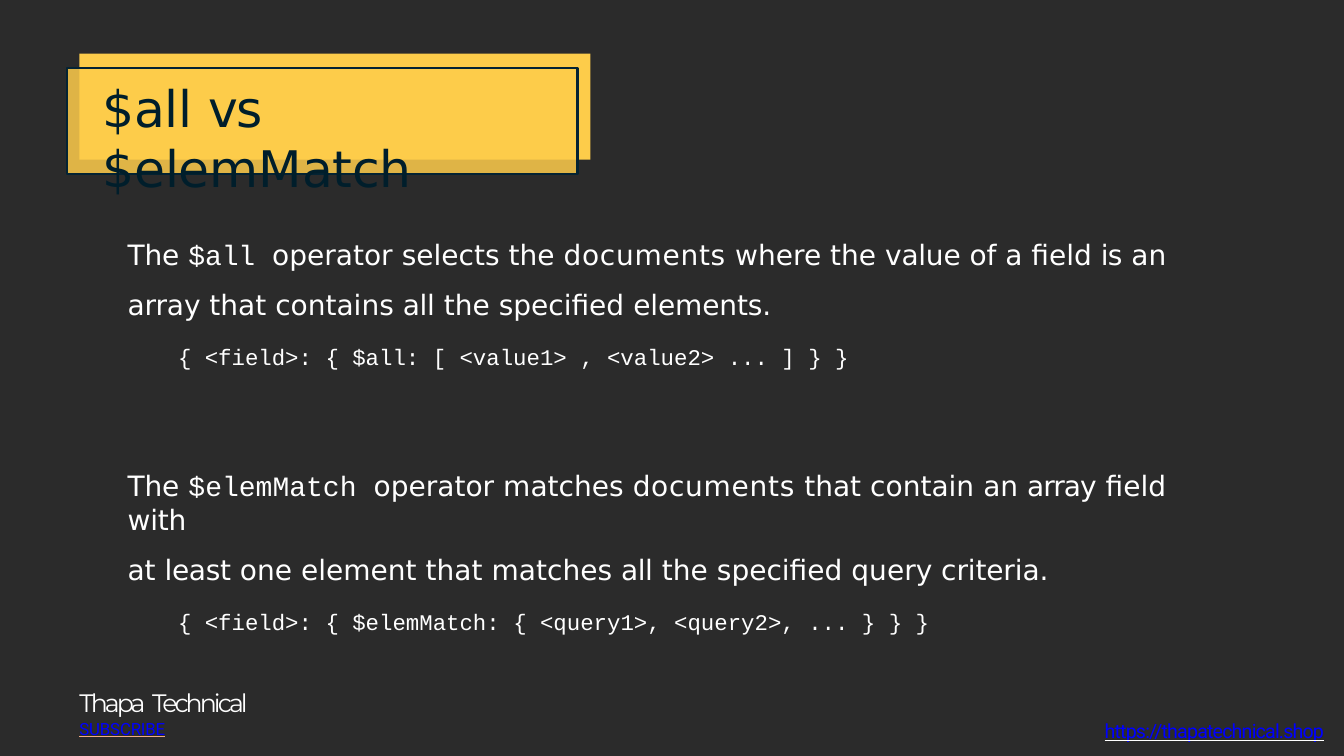
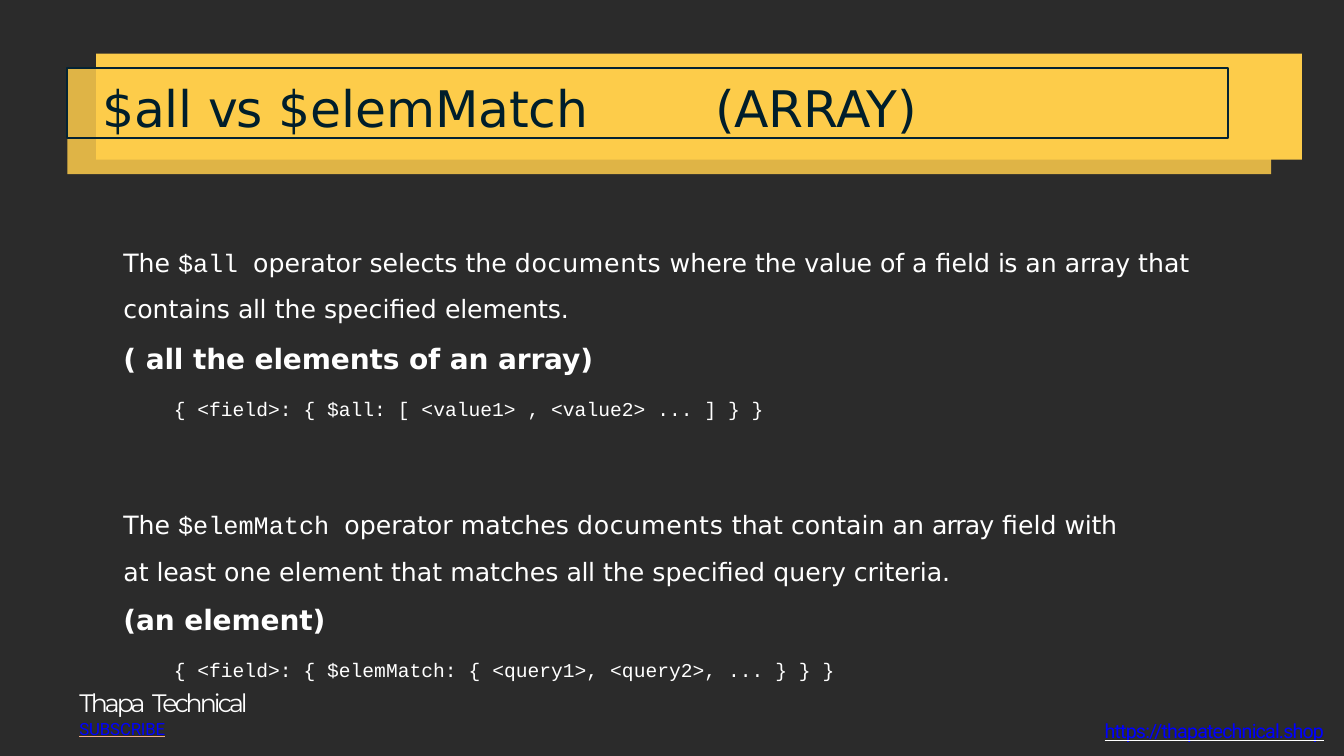
Before and after one commit to NehaTiwari2000/DBMS, a slide deck: slide 67 of MongoDB Commnads/MongoDB Course Neha.pptx (slide 58 before the commit). Drawn at 1344x756 pixels with LibreOffice and Linux fonts; fonts in the diff are those of the drawing; background and template pictures are left out; a plain dark background stands for a picture behind light text. Boxes give left, top, right and bottom in pixels: in the first picture for what was removed or moved away, otherwise in the second. Text is boxed around its words. In the diff, an @@ line names an element or a change of style, - is before the commit and + after.

```diff
--- a/MongoDB Commnads/MongoDB Course Neha.pptx
+++ b/MongoDB Commnads/MongoDB Course Neha.pptx
@@ freeform shape: place and size @@
-freeform shape at <box>80,53,591,159</box>
+freeform shape at <box>96,53,1302,159</box>
@@ title "$all vs $elemMatch (ARRAY)": place and size @@
-title "$all vs $elemMatch (ARRAY)" at <box>68,69,578,174</box>
+title "$all vs $elemMatch (ARRAY)" at <box>68,69,1228,139</box>
@@ freeform shape: place and size @@
-freeform shape at <box>68,69,578,174</box>
+freeform shape at <box>68,69,1271,174</box>
@@ title at <box>102,88,917,139</box>: text changed @@
-$all vs $elemMatch
+$all vs $elemMatch (ARRAY)
@@ text "The $all operator selects the ...": place and size @@
-text "The $all operator selects the ..." at <box>128,243,1166,586</box>
+text "The $all operator selects the ..." at <box>123,253,1189,681</box>
@@ text at <box>123,253,1189,681</box>: size 20 to 18 pt in "The $all operator selects the documents where ...", "The $elemMatch operator matches documents that contain ...", "at least one element that matches all ..."; size 16 to 14 pt in "{ <field>: { $all: [ <value1> , ...", "{ <field>: { $elemMatch: { <query1>, <query2>, ..." @@
@@ text at <box>146,347,593,375</box>: paragraph added @@
+( all the elements of an array)
@@ text at <box>123,608,325,634</box>: paragraph added @@
+(an element)
```
Also in this commit, not shown: 12 other slides changed, 19 slides added, 2 other files.
